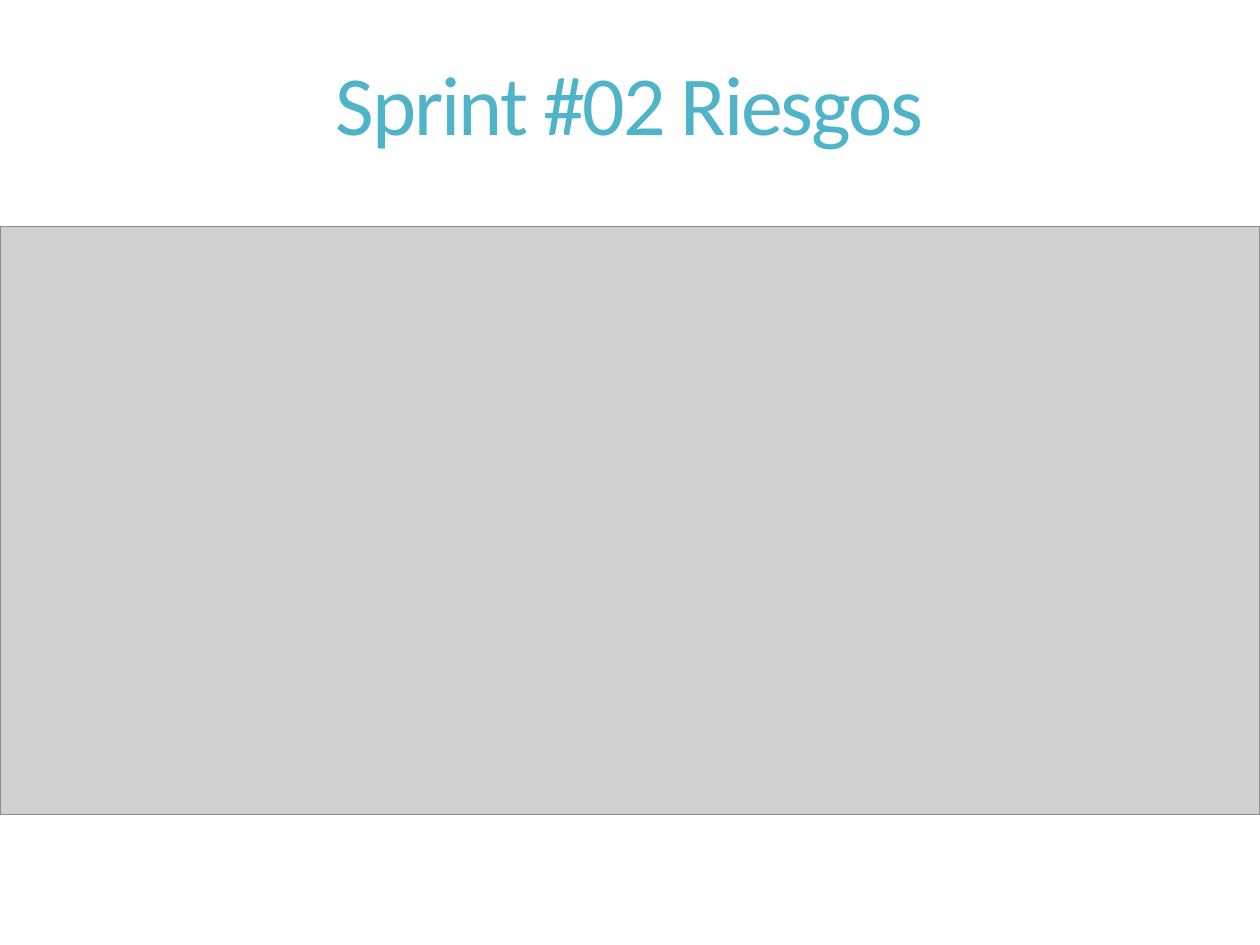
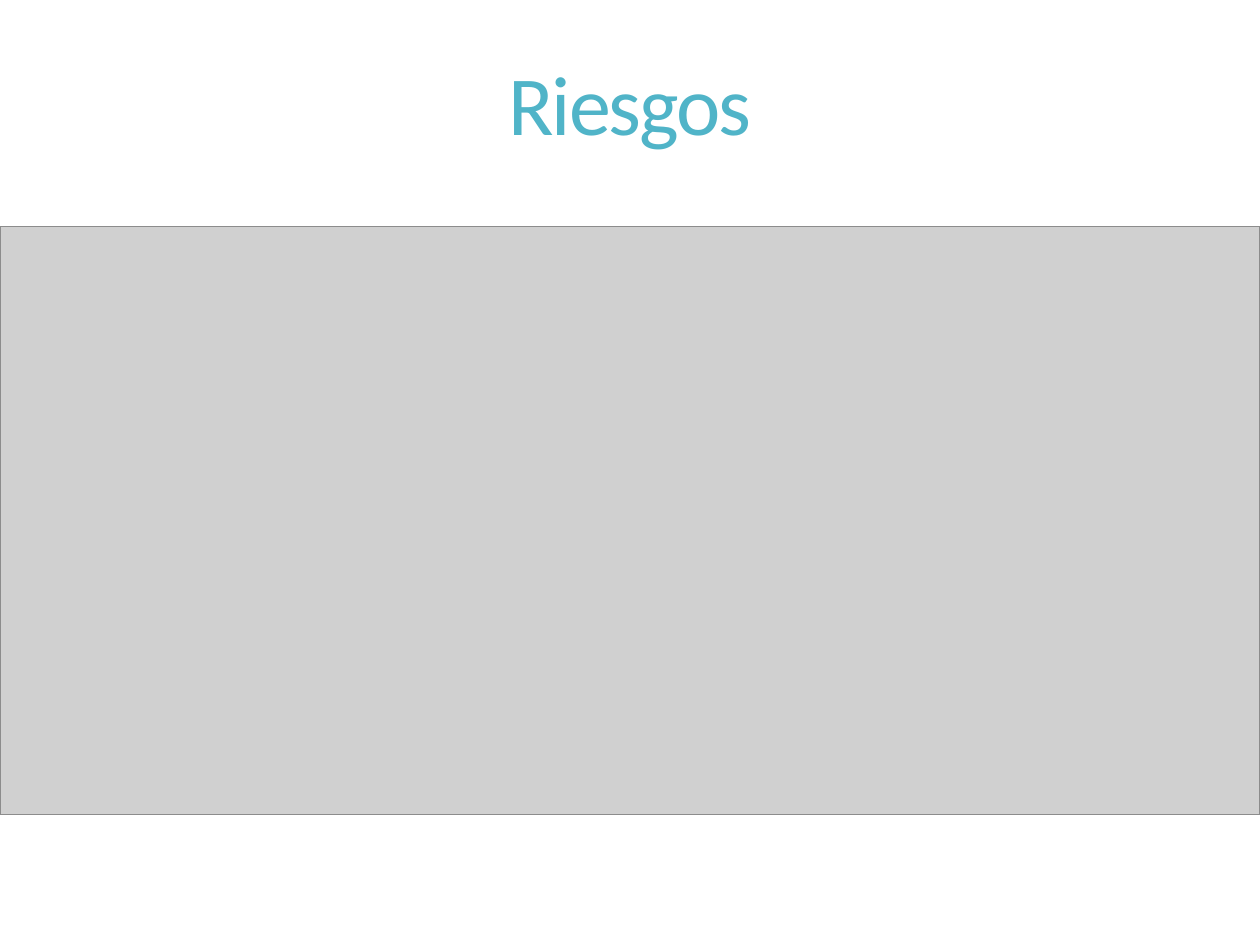
Before and after one commit to dschenkelman/a-malazan-wolvering, a slide deck: slide 4 of docs/Reuniones/Sprint 2/Reunion Formal 2013-09-30/Reunion formal 2013-09-30.pptx (slide 6 before the commit). Drawn at 1260x945 pixels with LibreOffice and Linux fonts; fonts in the diff are those of the drawing; grey boxes stand for pictures. Boxes give left, top, right and bottom in pixels: in the first picture for what was removed or moved away, otherwise in the second. Text is boxed around its words. In the diff, an @@ line names an element or a change of style, - is before the commit and + after.

```diff
--- a/docs/Reuniones/Sprint 2/Reunion Formal 2013-09-30/Reunion formal 2013-09-30.pptx
+++ b/docs/Reuniones/Sprint 2/Reunion Formal 2013-09-30/Reunion formal 2013-09-30.pptx
@@ title at box(508, 77, 751, 150): text changed @@
-Sprint #02 Riesgos
+Riesgos
```
Also in this commit, not shown: 8 other slides changed, 1 slide added, 2 slides removed.
